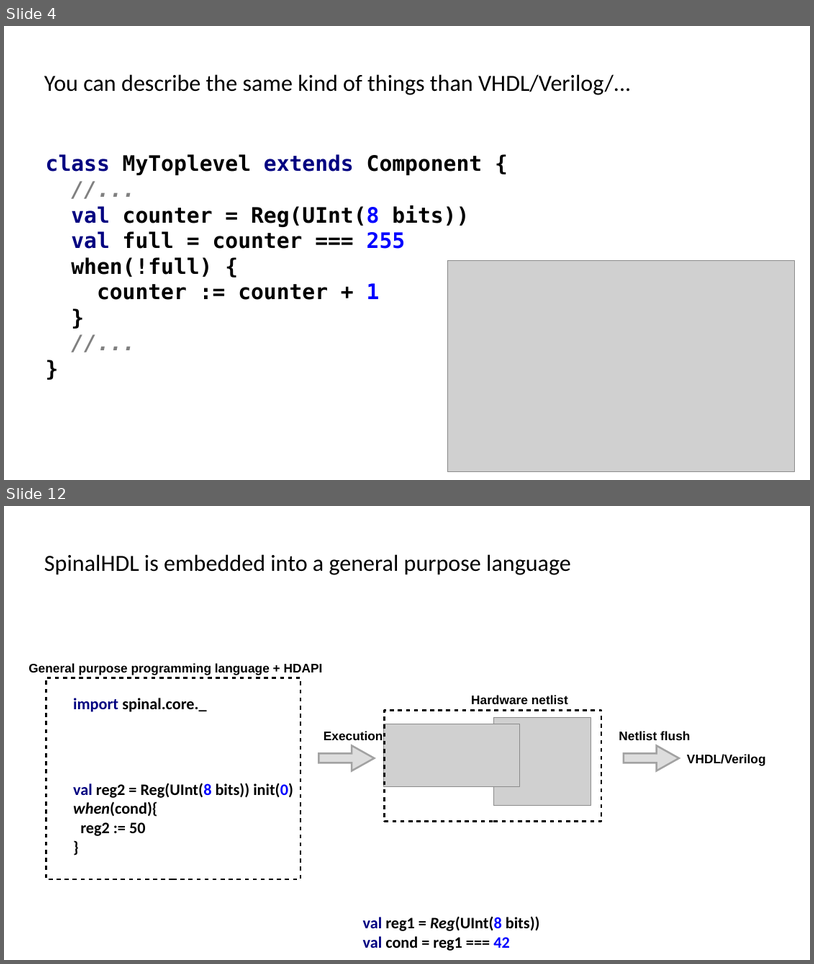
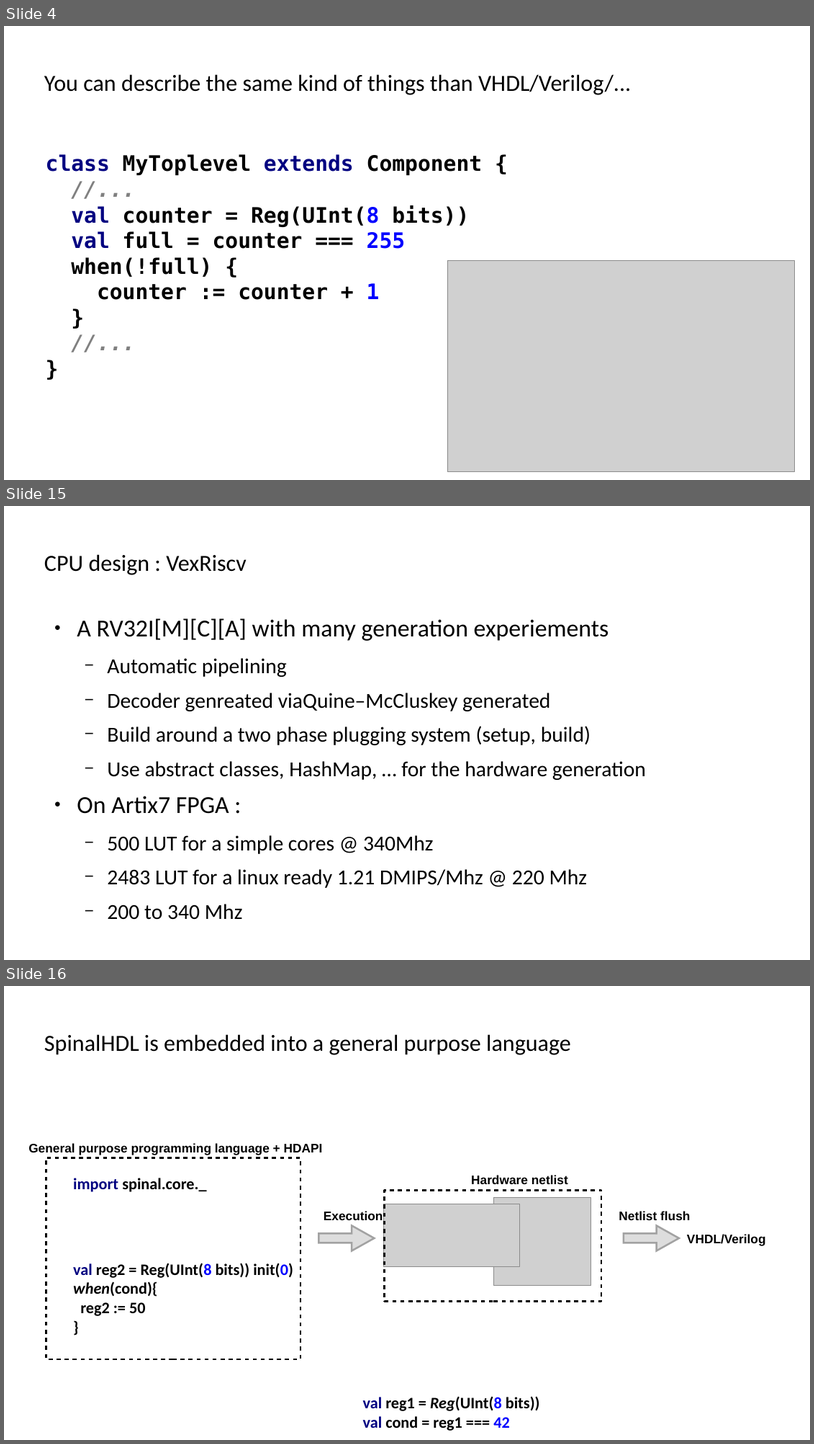
Before and after one commit to SpinalHDL/SpinalDoc, a slide deck: presentation/en/wosh_2019.odp. Shown one above the other, each under a label of ours: slides 4 and 12 before the commit, slides 4, 15 and 16 after it; the slides between them are not shown. The pictures are 814x964 and 814x1444 pixels, drawn with LibreOffice and Linux fonts; fonts in the diff are those of the drawing; grey boxes stand for pictures. Boxes give left, top, right and bottom in pixels: in the first picture for what was removed or moved away, otherwise in the second. Text is boxed around its words. In the diff, an @@ line names an element or a change of style, - is before the commit and + after.

```diff
--- a/presentation/en/wosh_2019.odp
+++ b/presentation/en/wosh_2019.odp
@@ slide 15 added at <box>4,506,810,960</box>, background #FFFFFF @@
@@ title added at <box>44,554,246,575</box>, 26 pt, text #000000 @@
+CPU design : VexRiscv
@@ text added at <box>77,618,646,919</box>, 24 pt, text #000000 @@
+● A RV32I[M][C][A] with many generation experiements
+  − Automatic pipelining
+  − Decoder genreated viaQuine–McCluskey generated
+  − Build around a two phase plugging system (setup, build)
+  − Use abstract classes, HashMap, … for the hardware generation
+● On Artix7 FPGA :
+  − 500 LUT for a simple cores @ 340Mhz
+  − 2483 LUT for a linux ready 1.21 DMIPS/Mhz @ 220 Mhz
+  − 200 to 340 Mhz
@@ what was slide 12 is now slide 16 @@
```
Also in this commit, not shown: 7 slides changed, 3 other slides added, 2 other files.
